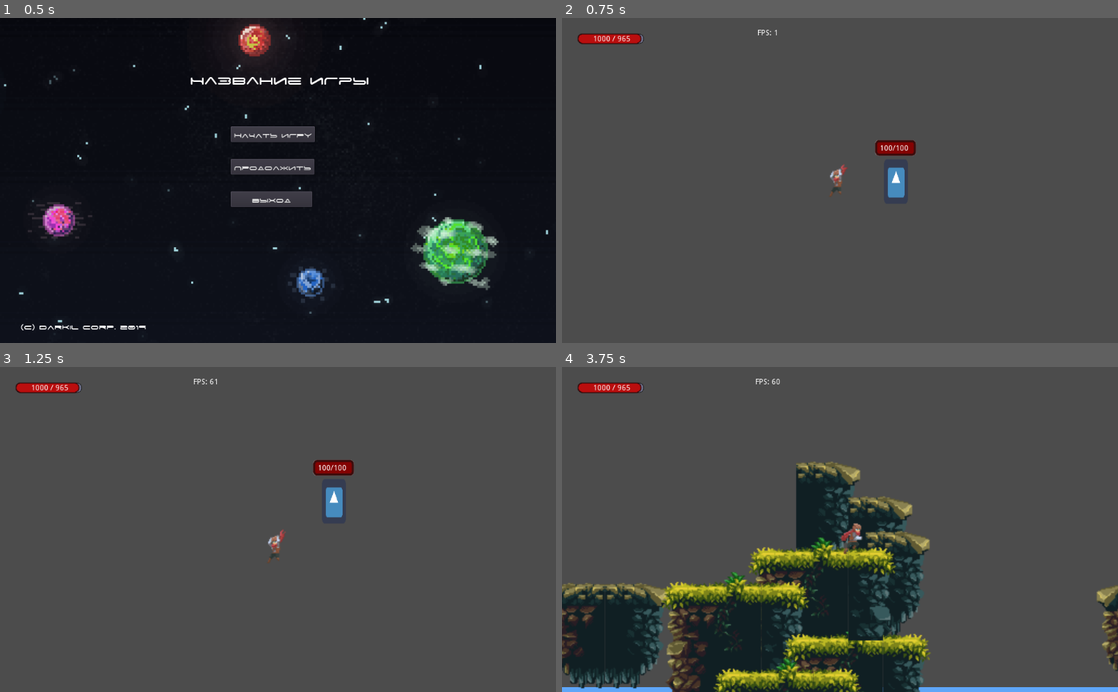
Above: before the commit, frames 1-4 (two rows, left to right).
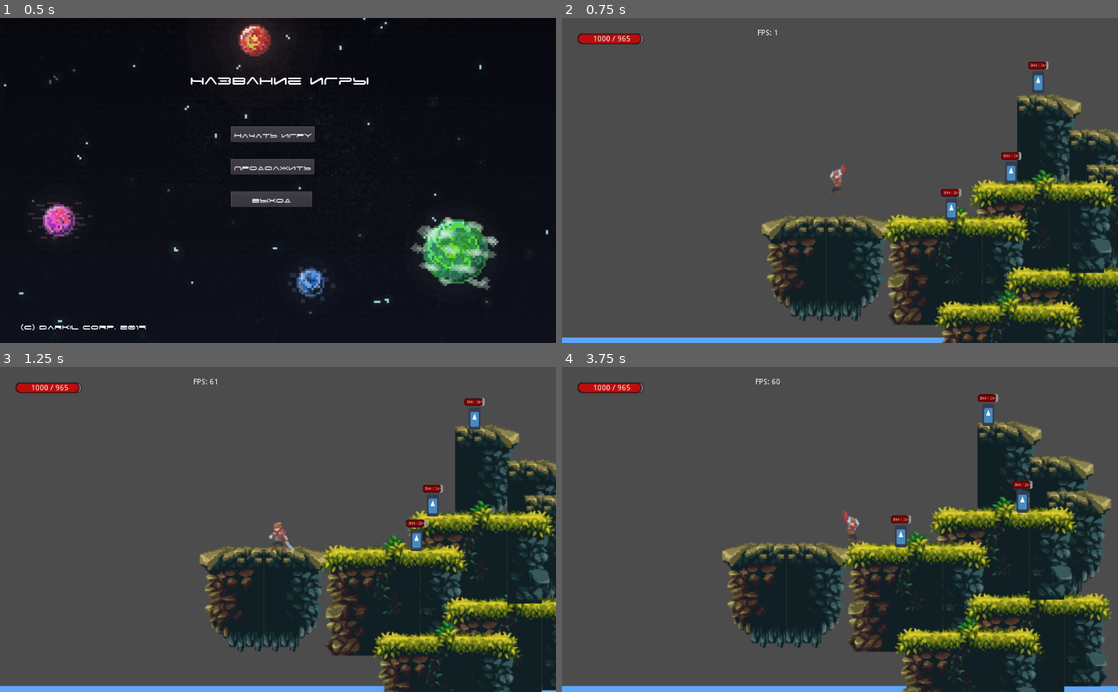
Above: after the commit, the same moments.

Repository: Burd88/-platformgame
Game: Godot game, scene res://main/main.tscn
The game is run twice, just before and just after one commit, with the same random seed, the same clock (stepped at 60 frames per second) and the same inputs. The engine's default icon, where the game draws it, is replaced by a stand-in: a white triangle on a blue panel in a dark square.
Inputs:
- Up to frame 1 (0.5 s): no input
- Up to frame 2 (0.75 s): click "Начать Игру" at 0.5 s
- Up to frame 3 (1.25 s): no input
- Up to frame 4 (3.75 s): hold D (ui_right) 1.28-2.78 s; tap W (ui_up) at 1.52, 2.27 s; hold A (ui_left) 2.78-3.53 s; hold D (ui_right) from 3.53 s (still down)

Frame 1 is identical in both runs. In frame 2, 29% of the frame differs, in the area x 0-100%, y 13-100%; in frame 3, 31%; in frame 4, 47%, in the area x 0-100%, y 8-100%.
Error before the commit: Parse Error: Parse error: Spaces used before tabs on a line (res://Enemy/Enemy.gd:41)

Commit message:
fix move enemy, check attack type enemy

Diff:
--- a/Enemy/Enemy.gd
+++ b/Enemy/Enemy.gd
@@ -3,6 +3,8 @@
 var speed = 50
 var jump_speed = 150
 var gravity = 200
+
+var Ename = 'Enemy'
 
 ## жизни игрока
 var health = 300
@@ -12,7 +14,7 @@
 
 var distance = Vector2()
 var velocity = Vector2()
-var direction = Vector2(1,0)
+var direction = Vector2(-1,0)
 # Declare member variables here. Examples:
 # var a = 2
 # var b = "text"
@@ -26,6 +28,8 @@
 	_gui()
 	_move_enemy(delta)
 	_damage()
+	_check_place()
+
 	pass
 
 func _move_enemy(delta):
@@ -34,13 +38,13 @@
 		direction.y = 0
 
 
-	if is_on_wall():
+	#if is_on_wall():
 		#print("wall")
 
-		if direction.x == 1:
-		 	direction.x = -1
-		elif direction.x == -1:
-			direction.x = 1
+	#	if direction.x == 1:
+	#	 	direction.x = -1
+	#	elif direction.x == -1:
+		#	direction.x = 1
 
 	distance.x = speed*delta
 	velocity.x = (direction.x*distance.x)/(delta+0.00001)
@@ -61,3 +65,12 @@
 		queue_free()
 	pass
 		# Графический интерфейс игрока
+func _check_place():
+	if is_on_floor():
+		#print($RayCast2D.get_collider())
+		if $RayCast2D.is_colliding() == false:
+			direction.x =direction.x*(-1)
+			$RayCast2D.position.x = $RayCast2D.position.x*(-1)
+			pass
+	else:
+		pass
--- a/Enemy/Enemy.tscn
+++ b/Enemy/Enemy.tscn
@@ -25,6 +25,7 @@
 corner_radius_bottom_left = 3
 
 [node name="Enemy" type="KinematicBody2D"]
+scale = Vector2( 0.5, 0.5 )
 script = ExtResource( 1 )
 
 [node name="Sprite" type="Sprite" parent="."]
@@ -54,3 +55,7 @@
 text = "100/100"
 align = 1
 valign = 1
+
+[node name="RayCast2D" type="RayCast2D" parent="."]
+position = Vector2( -16, 0 )
+enabled = true
--- a/levels/game.tscn
+++ b/levels/game.tscn
@@ -10,7 +10,16 @@
 position = Vector2( -72.9482, -7.98096 )
 
 [node name="Enemy" parent="." instance=ExtResource( 2 )]
-position = Vector2( 124.242, 30.8321 )
+position = Vector2( 196.06, 308.083 )
+
+[node name="Enemy2" parent="." instance=ExtResource( 2 )]
+position = Vector2( 171.007, 391.592 )
+
+[node name="Enemy3" parent="." instance=ExtResource( 2 )]
+position = Vector2( 99.1892, 430.006 )
+
+[node name="Enemy4" parent="." instance=ExtResource( 2 )]
+position = Vector2( 520.076, 418.315 )
 
 [node name="Player" parent="." instance=ExtResource( 3 )]
-position = Vector2( 72.571, 29.097 )
+position = Vector2( 4.09341, 401.548 )
--- a/map/map.tscn
+++ b/map/map.tscn
@@ -138,8 +138,10 @@
 [node name="map" type="Node2D"]
 
 [node name="TileMap" type="TileMap" parent="."]
-tile_set = SubResource( 5 )
+tile_set = SubResource( 10 )
 cell_size = Vector2( 16, 16 )
+cell_tile_origin = 1
+collision_use_kinematic = true
 format = 1
 tile_data = PoolIntArray( 1310735, 3, 0, 1376313, 0, 0, 1441810, 3, 0, 1507377, 0, 0, 1572883, 3, 0, 1638412, 4, 0, 163 …(267 unchanged characters)…
 
--- a/player/Player.gd
+++ b/player/Player.gd
@@ -163,10 +163,11 @@
 	pass
 
 func _on_attack_area_body_entered(body):
-	if body.name == "Enemy" :
+	if body.get_class() == "KinematicBody2D" :
 		print("enemy")
 		body.health_now -= damage
 		GLOBAL.position_enemy = body.position
+
 	elif !body:
 		$attack_area/col_Atack.disabled = true
 
Not shown: 5 places in map/map.tscn that only renumber resources
